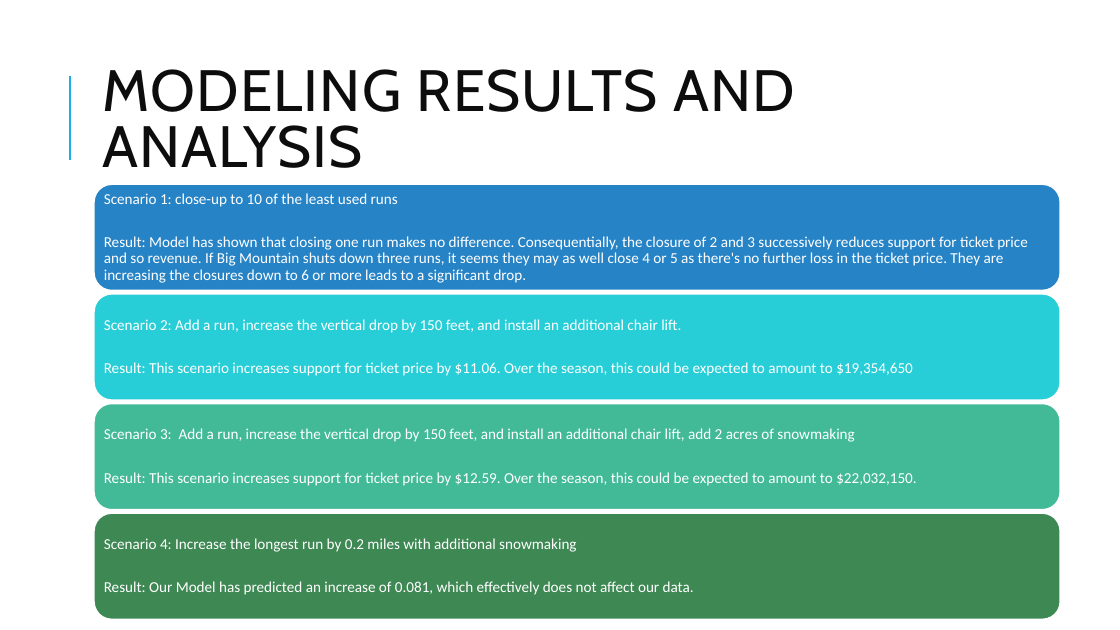
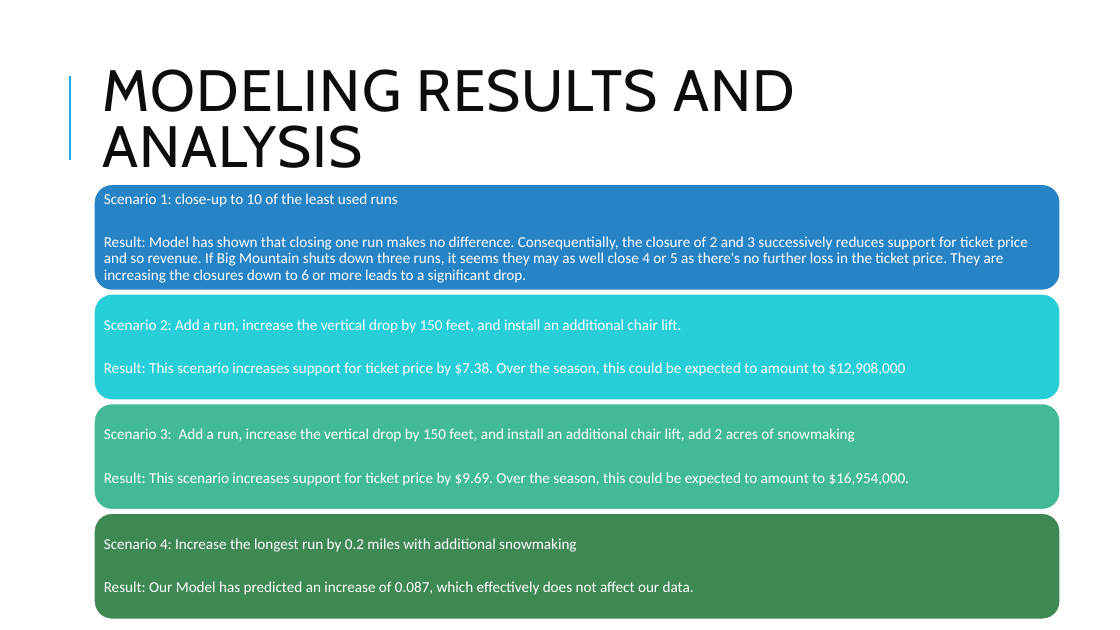
Before and after one commit to maryamadi/DataScienceGuidedCapstone, a slide deck: slide 6 of Slides/Guided Capstone-Executive Team slide deck.pptx. Drawn at 1120x630 pixels with LibreOffice and Linux fonts; fonts in the diff are those of the drawing. Boxes give left, top, right and bottom in pixels: in the first picture for what was removed or moved away, otherwise in the second. Text is boxed around its words. In the diff, an @@ line names an element or a change of style, - is before the commit and + after.

Commit message:
'7th_Commit'

```diff
--- a/Slides/Guided Capstone-Executive Team slide deck.pptx
+++ b/Slides/Guided Capstone-Executive Team slide deck.pptx
@@ text at (x1=104, y1=362, x2=906, y2=376): text changed @@
-Result: This scenario increases support for ticket price by $11.06. Over the season, this could be expected to amount to $19,354,650
+Result: This scenario increases support for ticket price by $7.38. Over the season, this could be expected to amount to $12,908,000
@@ text at (x1=104, y1=472, x2=909, y2=486): text changed @@
-Result: This scenario increases support for ticket price by $12.59. Over the season, this could be expected to amount to $22,032,150.
+Result: This scenario increases support for ticket price by $9.69. Over the season, this could be expected to amount to $16,954,000.
@@ text at (x1=104, y1=581, x2=694, y2=595): text changed @@
-Result: Our Model has predicted an increase of 0.081, which effectively does not affect our data.
+Result: Our Model has predicted an increase of 0.087, which effectively does not affect our data.
```
Also in this commit, not shown: 1 other slide changed.
